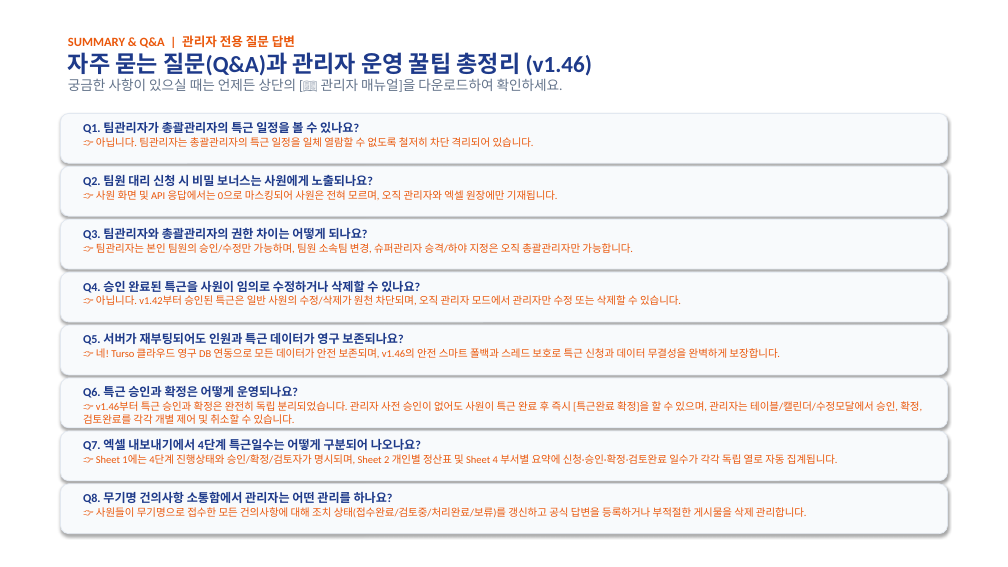
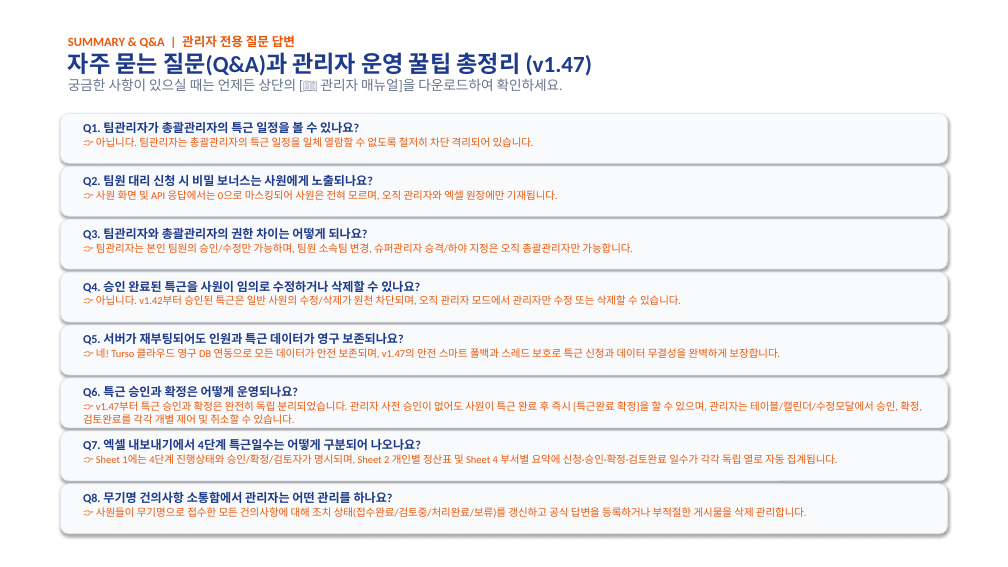
Before and after one commit to rorma34-lab/team-overtime-manager, a slide deck: slide 14 of Overtime_Admin_Manual.pptx. Drawn at 1008x567 pixels with LibreOffice and Linux fonts; fonts in the diff are those of the drawing. Boxes give left, top, right and bottom in pixels: in the first picture for what was removed or moved away, otherwise in the second. Text is boxed around its words. In the diff, an @@ line names an element or a change of style, - is before the commit and + after.

```diff
--- a/Overtime_Admin_Manual.pptx
+++ b/Overtime_Admin_Manual.pptx
@@ text at bbox=[68, 52, 592, 76]: text changed @@
-자주 묻는 질문(Q&A)과 관리자 운영 꿀팁 총정리 (v1.46)
+자주 묻는 질문(Q&A)과 관리자 운영 꿀팁 총정리 (v1.47)
@@ text at bbox=[96, 348, 780, 358]: text changed @@
-👉 네! Turso 클라우드 영구 DB 연동으로 모든 데이터가 안전 보존되며, v1.46의 안전 스마트 폴백과 스레드 보호로 특근 신청과 데이터 무결성을 완벽하게 보장합니다.
+👉 네! Turso 클라우드 영구 DB 연동으로 모든 데이터가 안전 보존되며, v1.47의 안전 스마트 폴백과 스레드 보호로 특근 신청과 데이터 무결성을 완벽하게 보장합니다.
@@ text at bbox=[83, 401, 922, 424]: text changed @@
-👉 v1.46부터 특근 승인과 확정은 완전히 독립 분리되었습니다. 관리자 사전 승인이 없어도 사원이 특근 완료 후 즉시 [특근완료 확정]을 할 수 있으며, 관리자는 테이블/캘린더/수정모달에서 승인, 확정, 검토완료를 각각 개별 제어 및 취소할 수 있습니다.
+👉 v1.47부터 특근 승인과 확정은 완전히 독립 분리되었습니다. 관리자 사전 승인이 없어도 사원이 특근 완료 후 즉시 [특근완료 확정]을 할 수 있으며, 관리자는 테이블/캘린더/수정모달에서 승인, 확정, 검토완료를 각각 개별 제어 및 취소할 수 있습니다.
```
Also in this commit, not shown: 4 other slides changed, 7 other files.
